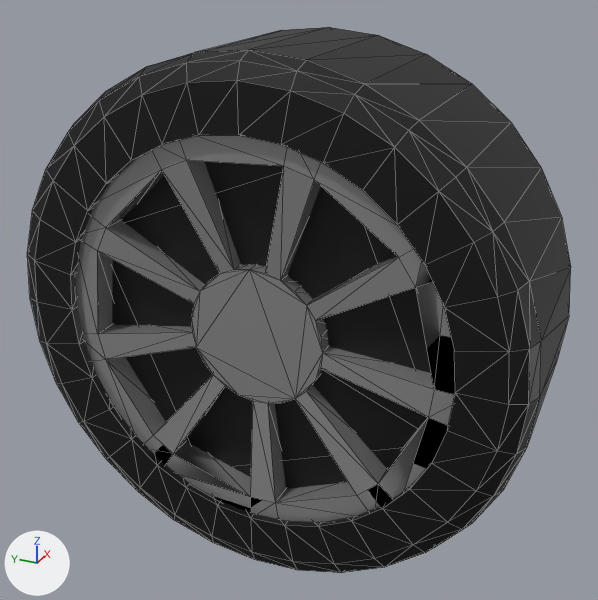
An edit to the OBJ model Resources/demo_car/front_left_tire.obj, drawn before and after from the same camera.
Rendered twice from a camera (50 mm lens) standing at (-1.637, 0.903, 0.648) and looking at (-0.744, 1.305, 0.201). Arrows for +X, +Y and +Z are at lower left; the lights stay in place. Mesh edges are drawn as thin lines. Where no turn or scale is listed for an object, it has been applied to the vertices.

The first picture shows 's15-wheel.Ft.L'.
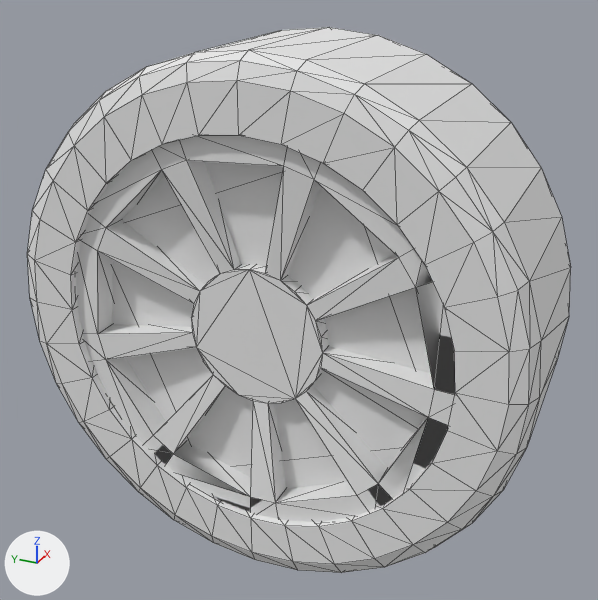
The newer file is also turned or shifted as a whole; pictures and numbers use the older file's frame.

Changed parts and their boxes (x1, y1, x2, y2) in the pictures (598 x 600 px):
's15-wheel.Ft.L', surface changed, recoloured: (27, 27, 571, 573) in both

Edits to the bpy script that builds the scene:
```text
Change mat_ban:
    mat_ban.base_color: (0.0, 0.0, 0.0) -> (0.8, 0.8, 0.8)  # black #000000 -> white #e7e7e7
    mat_ban.roughness: 0.5 -> 1.0
Change mat_velg:
    mat_velg.metallic: 0.489 -> 0.0
    mat_velg.base_color: (0.364, 0.364, 0.364) -> (0.8, 0.8, 0.8)  # grey #a3a3a3 -> white #e7e7e7
```
